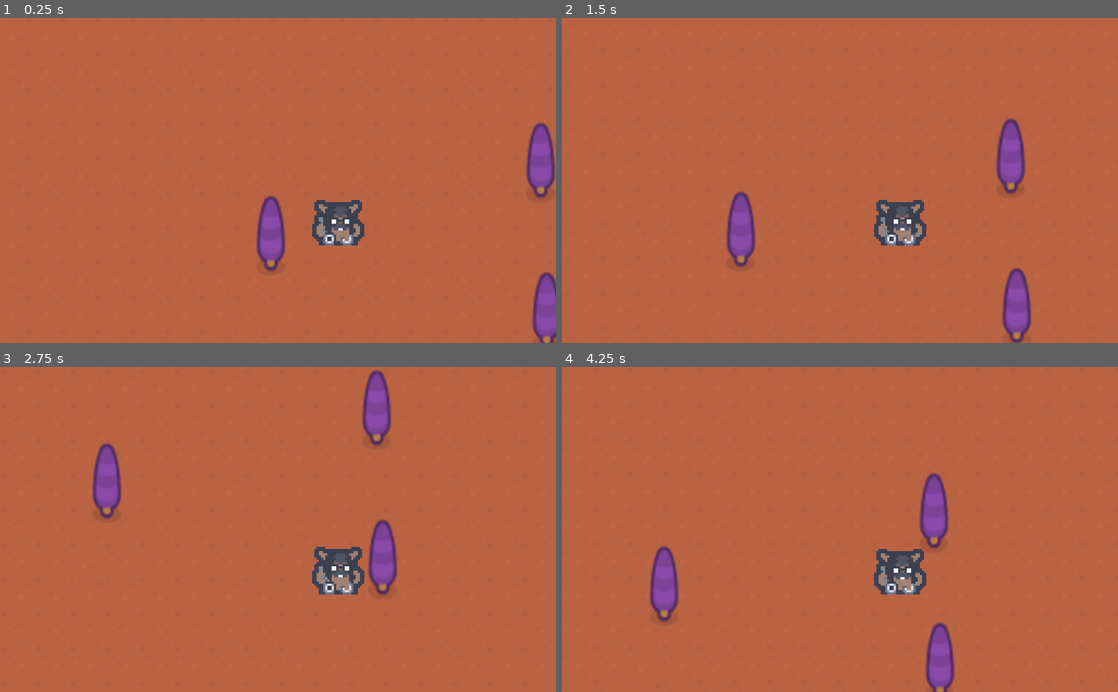
Above: before the commit, frames 1-4 (two rows, left to right).
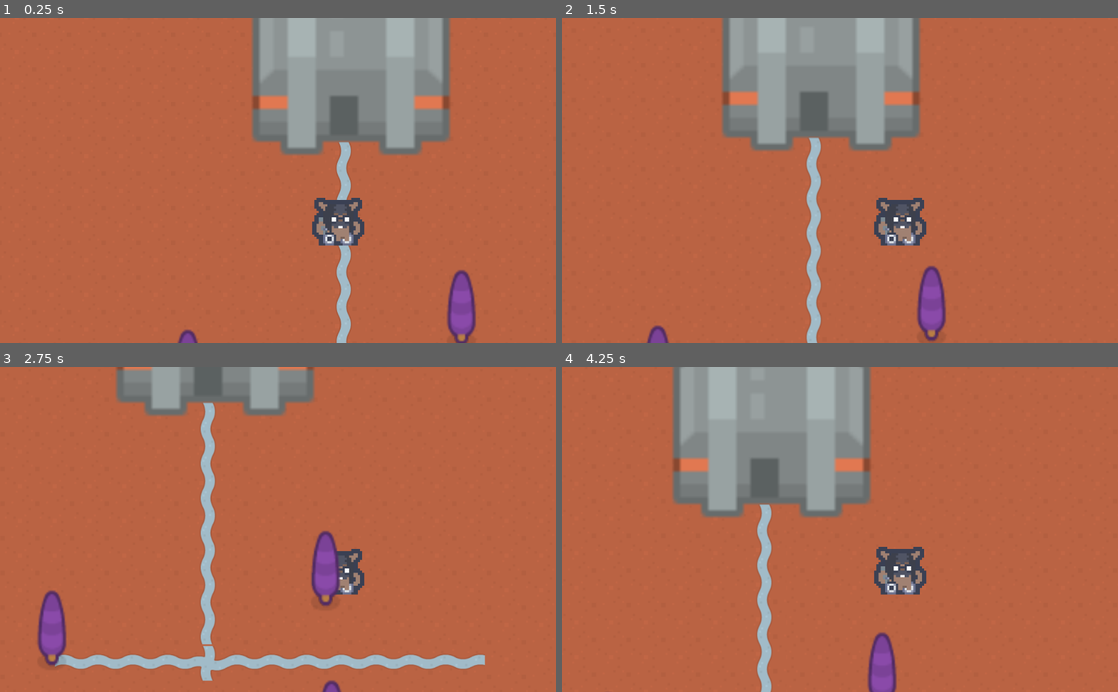
Above: after the commit, the same moments.

Repository: Ignashe/SudokuSlayer1
Game: Godot game, scene res://Overworld.tscn
The game is run twice, just before and just after one commit, with the same random seed, the same clock (stepped at 60 frames per second) and the same inputs.
Inputs:
- Up to frame 1 (0.25 s): no input
- Up to frame 2 (1.5 s): hold Right (ui_right) 0.53-1.28 s; hold Down (ui_down) from 1.28 s (still down)
- Up to frame 3 (2.75 s): release Down (ui_down) at 2.03 s; hold Right (ui_right) from 2.03 s (still down)
- Up to frame 4 (4.25 s): release Right (ui_right) at 2.78 s; hold Up (ui_up) 2.78-3.53 s; hold Left (ui_left) from 3.53 s (still down)

The runs differ from the first frame. In frame 1, 19% of the frame differs, in the area x 31-100%, y 0-100%; in frame 2, 19%; in frame 3, 13%; in frame 4, 21%, in the area x 15-71%, y 0-100%.

Commit message:
Map making

Diff:
--- /dev/null
+++ b/House.tscn
@@ -0,0 +1,17 @@
+[gd_scene load_steps=3 format=2]
+
+[ext_resource path="res://kenney_rtssci-fi/PNG/Default size/Structure/scifiStructure_04.png" type="Texture" id=1]
+
+[sub_resource type="RectangleShape2D" id=1]
+extents = Vector2( 177, 133.75 )
+
+[node name="House" type="StaticBody2D"]
+
+[node name="ScifiStructure04" type="Sprite" parent="."]
+position = Vector2( 381.5, 55 )
+scale = Vector2( 6.48438, 6 )
+texture = ExtResource( 1 )
+
+[node name="CollisionShape2D" type="CollisionShape2D" parent="."]
+position = Vector2( 381, 59.25 )
+shape = SubResource( 1 )
--- a/Overworld.tscn
+++ b/Overworld.tscn
@@ -1,32 +1,50 @@
-[gd_scene load_steps=4 format=2]
+[gd_scene load_steps=8 format=2]
 
 [ext_resource path="res://Personatge_overworld.tscn" type="PackedScene" id=1]
 [ext_resource path="res://Tree.tscn" type="PackedScene" id=2]
 [ext_resource path="res://kenney_rtssci-fi/PNG/Default size/Tile/scifiTile_41.png" type="Texture" id=3]
+[ext_resource path="res://House.tscn" type="PackedScene" id=4]
+[ext_resource path="res://kenney_rtssci-fi/PNG/Default size/Tile/scifiTile_05.png" type="Texture" id=5]
+[ext_resource path="res://kenney_rtssci-fi/PNG/Default size/Tile/scifiTile_04.png" type="Texture" id=6]
+[ext_resource path="res://kenney_rtssci-fi/PNG/Default size/Tile/scifiTile_03.png" type="Texture" id=7]
 
 [node name="Overworld" type="Node2D"]
 
-[node name="TextureRect" type="TextureRect" parent="."]
-margin_left = -498.0
-margin_top = -397.0
-margin_right = 1281.0
-margin_bottom = 1242.0
+[node name="Land" type="TextureRect" parent="."]
+margin_left = -1302.0
+margin_top = -834.0
+margin_right = 2113.0
+margin_bottom = 1779.0
 texture = ExtResource( 3 )
 stretch_mode = 2
 
-[node name="Plain_Ground" type="Sprite" parent="."]
-position = Vector2( 33, 283 )
-texture = ExtResource( 3 )
-region_enabled = true
-region_rect = Rect2( 0.0747757, 0, 63.9252, 64 )
+[node name="Vertical_Path" type="TextureRect" parent="."]
+margin_left = 312.0
+margin_top = -328.0
+margin_right = 384.0
+margin_bottom = 134.0
+texture = ExtResource( 7 )
+stretch_mode = 2
+
+[node name="Horizontal_Path" type="TextureRect" parent="."]
+margin_left = 62.0
+margin_top = 118.0
+margin_right = 854.0
+margin_bottom = 182.0
+texture = ExtResource( 6 )
+stretch_mode = 2
+
+[node name="ScifiTile05" type="Sprite" parent="."]
+position = Vector2( 344, 153 )
+texture = ExtResource( 5 )
 
 [node name="YSort" type="YSort" parent="."]
 
 [node name="Personatge" parent="YSort" instance=ExtResource( 1 )]
-position = Vector2( 77, 15 )
+position = Vector2( 223, -257 )
 
 [node name="Tree" parent="YSort" instance=ExtResource( 2 )]
-position = Vector2( 65, 117 )
+position = Vector2( 58, 92 )
 rotation = 3.14159
 scale = Vector2( 2.80093, -3.18653 )
 
@@ -39,3 +57,6 @@
 position = Vector2( 562, -18 )
 rotation = 3.14159
 scale = Vector2( 2.80093, -3.18653 )
+
+[node name="House" parent="YSort" instance=ExtResource( 4 )]
+position = Vector2( -24, -528 )
--- a/Personatge_overworld.tscn
+++ b/Personatge_overworld.tscn
@@ -29,7 +29,6 @@
 
 [sub_resource type="CapsuleShape2D" id=10]
 radius = 26.0
-height = 24.0
 
 [node name="Personatge" type="KinematicBody2D"]
 script = ExtResource( 2 )
@@ -39,12 +38,12 @@
 scale = Vector2( 4, 4 )
 frames = SubResource( 5 )
 animation = "Idle"
-frame = 2
+frame = 1
 speed_scale = 2.0
 playing = true
 
 [node name="CollisionShape2D" type="CollisionShape2D" parent="."]
-position = Vector2( 111, 80 )
+position = Vector2( 112, 83 )
 shape = SubResource( 10 )
 
 [node name="Camera2D" type="Camera2D" parent="."]
